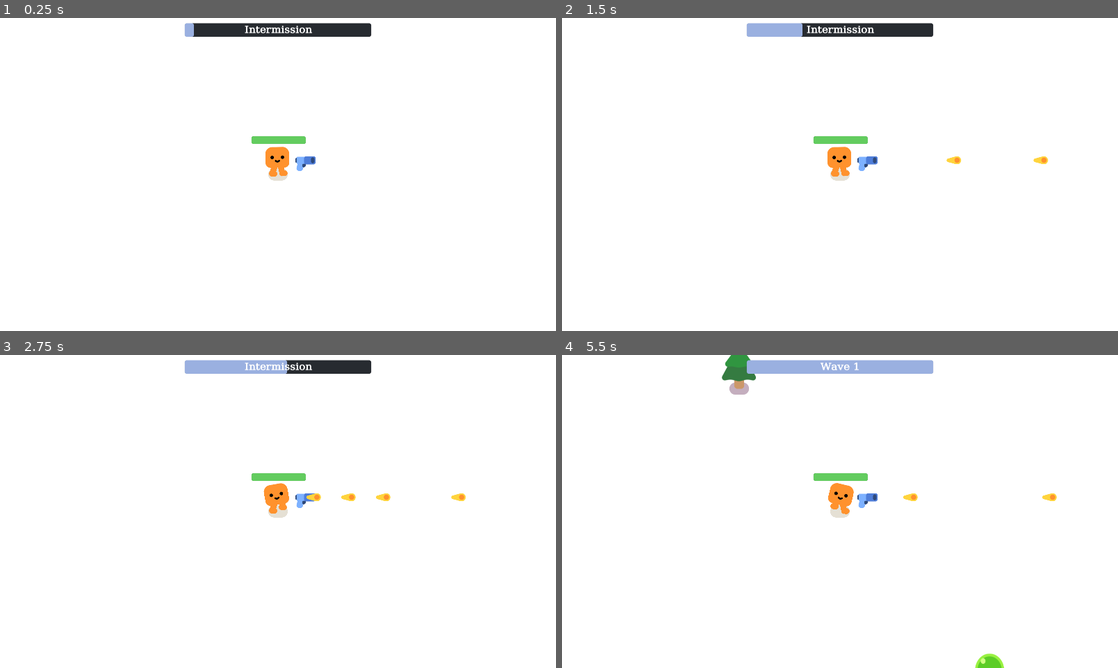
Above: before the commit, frames 1-4 (two rows, left to right).
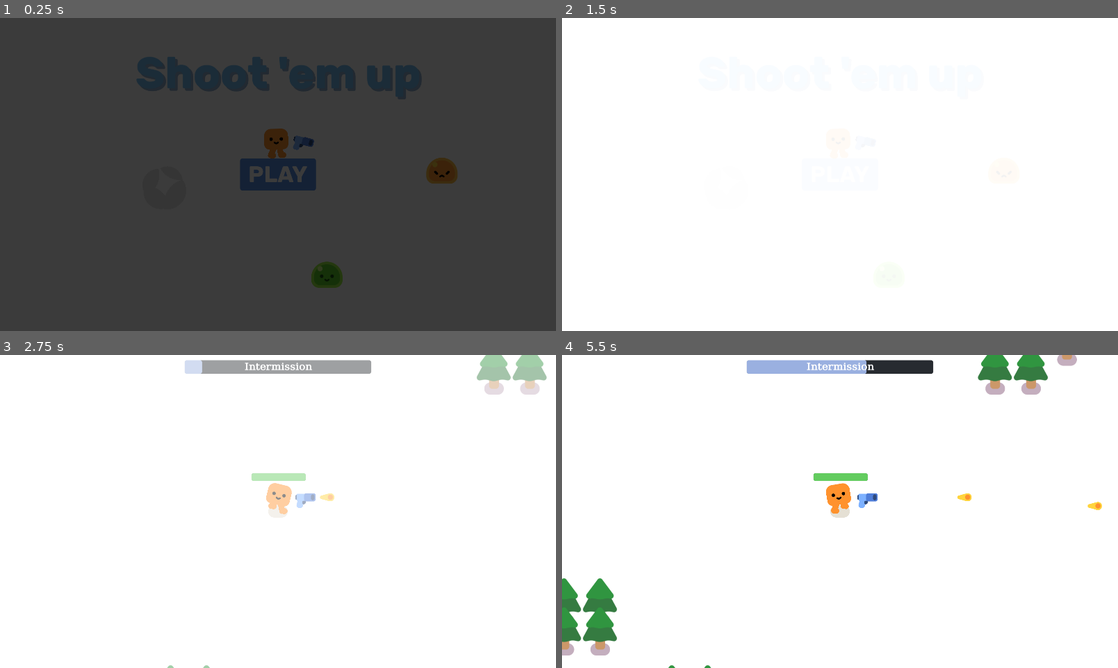
Above: after the commit, the same moments.

Repository: cottondell/shoot-em-up-game
Game: Godot game, scene res://main_menu.tscn
The game is run twice, just before and just after one commit, with the same random seed, the same clock (stepped at 60 frames per second) and the same inputs. Before the commit the project starts from res://game.tscn.
Inputs (mouse positions are in pixels of both pictures, inside the frame that each line leads up to):
- Up to frame 1 (0.25 s): no input
- Up to frame 2 (1.5 s): click (840, 174) at 0.5 s, where only the run after the commit has a clickable "PLAY"; click (840, 174) at 1.25 s, where only the run after the commit has a clickable "PLAY"
- Up to frame 3 (2.75 s): hold D (move_right) from 2.03 s (still down)
- Up to frame 4 (5.5 s): release D (move_right) at 2.78 s; hold S (move_down) 2.78-3.53 s; hold D (move_right) 3.53-4.28 s; hold W (move_up) 4.28-5.03 s; hold A (move_left) from 5.03 s (still down)

The runs differ from the first frame. In frame 1, 99% of the frame differs, in the area x 0-100%, y 0-100%; in frame 2, 2.3%; in frame 3, 3.4%; in frame 4, 4.5%.
Error after the commit: Cannot call method 'change_scene_to_file' on a null value. (res://main_menu.gd:4)

Commit message:
Added fade in & fade out animations with fade_screen.tscn

Diff:
--- a/characters/happy_boo/happy_boo.tscn
+++ b/characters/happy_boo/happy_boo.tscn
@@ -744,7 +744,7 @@
 "times": PackedFloat32Array(0, 0.166667, 0.3, 0.466667),
 "transitions": PackedFloat32Array(0.392292, 1.31951, 0.267943, 1.8025),
 "update": 0,
-"values": [0.024434609527920217, 0.20943951023931956, -0.03665191429188132, -0.23911010752322295]
+"values": [0.02443460952792021, 0.20943951023931956, -0.03665191429188132, -0.23911010752322295]
 }
 
 [sub_resource type="AnimationLibrary" id="AnimationLibrary_wrcpu"]
--- /dev/null
+++ b/fade_screen.gd
@@ -0,0 +1,29 @@
+extends CanvasLayer
+
+signal fade_complete
+
+@export_enum("None", "Fade In", "Fade Out") var autostart: int
+@export var autostart_colour: Color = Color.BLACK
+@export var autostart_duration: int = 1
+
+func _ready() -> void:
+	if autostart == 1:
+		fade_in(autostart_colour, autostart_duration)
+	elif autostart == 2:
+		fade_out(autostart_colour, autostart_duration)
+
+func fade_in(colour: Color, duration: float):
+	%ColorRect.color = colour
+	%ColorRect.modulate = Color(1, 1, 1, 1)
+	%AnimationPlayer.speed_scale = 1 / duration
+	%AnimationPlayer.play("fade_in")
+	print("Fade in")
+
+func fade_out(colour: Color, duration: float):
+	%ColorRect.color = colour
+	%AnimationPlayer.speed_scale = 1 / duration
+	%AnimationPlayer.play("fade_out")
+	print("Fade out")
+
+func _on_animation_finished(anim_name: StringName) -> void:
+	fade_complete.emit()
--- /dev/null
+++ b/fade_screen.tscn
@@ -0,0 +1,73 @@
+[gd_scene format=3 uid="uid://buwidfther13l"]
+
+[ext_resource type="Script" uid="uid://dek8tu8kinmts" path="res://fade_screen.gd" id="1_pparh"]
+
+[sub_resource type="Animation" id="Animation_sfo10"]
+length = 0.001
+tracks/0/type = "value"
+tracks/0/imported = false
+tracks/0/enabled = true
+tracks/0/path = NodePath("ColorRect:modulate")
+tracks/0/interp = 1
+tracks/0/loop_wrap = true
+tracks/0/keys = {
+"times": PackedFloat32Array(0),
+"transitions": PackedFloat32Array(1),
+"update": 0,
+"values": [Color(1, 1, 1, 0)]
+}
+
+[sub_resource type="Animation" id="Animation_iom8e"]
+resource_name = "fade_in"
+tracks/0/type = "value"
+tracks/0/imported = false
+tracks/0/enabled = true
+tracks/0/path = NodePath("ColorRect:modulate")
+tracks/0/interp = 1
+tracks/0/loop_wrap = true
+tracks/0/keys = {
+"times": PackedFloat32Array(0, 1),
+"transitions": PackedFloat32Array(1, 1),
+"update": 0,
+"values": [Color(1, 1, 1, 1), Color(1, 1, 1, 0)]
+}
+
+[sub_resource type="Animation" id="Animation_jdx03"]
+resource_name = "fade_out"
+tracks/0/type = "value"
+tracks/0/imported = false
+tracks/0/enabled = true
+tracks/0/path = NodePath("ColorRect:modulate")
+tracks/0/interp = 1
+tracks/0/loop_wrap = true
+tracks/0/keys = {
+"times": PackedFloat32Array(0, 1),
+"transitions": PackedFloat32Array(1, 1),
+"update": 0,
+"values": [Color(1, 1, 1, 0), Color(1, 1, 1, 1)]
+}
+
+[sub_resource type="AnimationLibrary" id="AnimationLibrary_glik4"]
+_data = {
+&"RESET": SubResource("Animation_sfo10"),
+&"fade_in": SubResource("Animation_iom8e"),
+&"fade_out": SubResource("Animation_jdx03")
+}
+
+[node name="FadeScreen" type="CanvasLayer" unique_id=664862081]
+process_mode = 3
+script = ExtResource("1_pparh")
+
+[node name="AnimationPlayer" type="AnimationPlayer" parent="." unique_id=316117878]
+unique_name_in_owner = true
+libraries/ = SubResource("AnimationLibrary_glik4")
+
+[node name="ColorRect" type="ColorRect" parent="." unique_id=653096759]
+unique_name_in_owner = true
+modulate = Color(1, 1, 1, 0)
+anchors_preset = 15
+anchor_right = 1.0
+anchor_bottom = 1.0
+grow_horizontal = 2
+grow_vertical = 2
+mouse_filter = 2
--- a/game.gd
+++ b/game.gd
@@ -36,12 +36,30 @@
 
 ## Restart the game.
 func restart():
-	get_tree().paused = false
-	get_tree().reload_current_scene()
+	# Re-use wave timer for fade out timer
+	%WaveTimer.timeout.disconnect(next_wave)
+	%FadeScreen.fade.connect(func():
+		get_tree().paused = false
+		get_tree().reload_current_scene())
+
+	# Start screen fade
+	%FadeScreen.fade_out(Color.BLACK, 1)
+
+	# Start timer for reloading scene
+	%WaveTimer.start(1)
 
 func exit_to_main_menu():
-	get_tree().paused = false
-	get_tree().change_scene_to_file("res://main_menu.tscn")
+	# Re-use wave timer for fade out timer
+	%WaveTimer.timeout.disconnect(next_wave)
+	%FadeScreen.fade.connect(func():
+		get_tree().paused = false
+		get_tree().change_scene_to_file("res://main_menu.tscn"))
+
+	# Start screen fade
+	%FadeScreen.fade_out(Color.BLACK, 1)
+
+	# Start timer for switching scene
+	%WaveTimer.start(1)
 
 ## End the game when the player's health is depleted.
 func _on_player_health_depleted() -> void:
--- a/game.tscn
+++ b/game.tscn
@@ -5,6 +5,7 @@
 [ext_resource type="PackedScene" uid="uid://cdk7gbdj7lubp" path="res://tree_spawner.tscn" id="4_7jktm"]
 [ext_resource type="PackedScene" uid="uid://f4dfudtp8gci" path="res://mob_spawner.tscn" id="4_fc0e3"]
 [ext_resource type="PackedScene" uid="uid://c4qa0p01kvr1m" path="res://hud.tscn" id="5_7jktm"]
+[ext_resource type="PackedScene" uid="uid://buwidfther13l" path="res://fade_screen.tscn" id="6_ryrav"]
 
 [sub_resource type="Curve2D" id="Curve2D_feb5d"]
 _data = {
@@ -53,8 +54,14 @@
 
 [node name="WaveTimer" type="Timer" parent="." unique_id=1435781592]
 unique_name_in_owner = true
+process_mode = 3
 wait_time = 5.0
 one_shot = true
+
+[node name="FadeScreen" parent="." unique_id=86716984 instance=ExtResource("6_ryrav")]
+unique_name_in_owner = true
+autostart = 1
+autostart_colour = Color(1, 1, 1, 1)
 
 [connection signal="health_depleted" from="Player" to="." method="_on_player_health_depleted"]
 [connection signal="mob_killed" from="MobSpawner" to="." method="_on_mob_spawner_mob_killed"]
--- a/hud.gd
+++ b/hud.gd
@@ -22,5 +22,3 @@
 	%Title.show()
 	%TitleTimer.timeout.connect(%Title.hide)
 	%TitleTimer.start(time)
-
-# Fade in / out
--- a/main_menu.gd
+++ b/main_menu.gd
@@ -1,4 +1,6 @@
 extends Control
 
 func _on_play_button_pressed() -> void:
-	get_tree().change_scene_to_file("res://game.tscn")
+	%Timer.timeout.connect(func(): get_tree().change_scene_to_file("res://game.tscn"))
+	%FadeScreen.fade_out(Color.WHITE, 1)
+	%Timer.start(1)
--- a/main_menu.tscn
+++ b/main_menu.tscn
@@ -8,6 +8,7 @@
 [ext_resource type="Texture2D" uid="uid://c2t1crng7t58l" path="res://characters/slime/slime_body.png" id="6_8qtwp"]
 [ext_resource type="Texture2D" uid="uid://c7rt25t421lnf" path="res://characters/slime/slime_hurt_eyes.png" id="6_dy7ct"]
 [ext_resource type="Texture2D" uid="uid://bnd4gurtidin" path="res://characters/slime/slime_face.png" id="7_dy7ct"]
+[ext_resource type="PackedScene" uid="uid://buwidfther13l" path="res://fade_screen.tscn" id="9_dy7ct"]
 
 [sub_resource type="StyleBoxFlat" id="StyleBoxFlat_7vrkn"]
 bg_color = Color(0.34117648, 0.56078434, 0.8862745, 1)
@@ -168,4 +169,14 @@
 pivot_offset = Vector2(64, 64)
 color = Color(0.568627, 0.568627, 0.568627, 1)
 
+[node name="FadeScreen" parent="." unique_id=86716984 instance=ExtResource("9_dy7ct")]
+unique_name_in_owner = true
+layout_mode = 1
+autostart = 1
+metadata/_edit_lock_ = true
+
+[node name="Timer" type="Timer" parent="." unique_id=227283972]
+unique_name_in_owner = true
+
 [connection signal="pressed" from="PlayButton" to="." method="_on_play_button_pressed"]
+[connection signal="timeout" from="Timer" to="." method="_on_timer_timeout"]
--- a/project.godot
+++ b/project.godot
@@ -75,7 +75,7 @@
 [application]
 
 config/name="Your First 2D Game With Godot 4: START (GDQuest)"
-run/main_scene="uid://b3u84076due2"
+run/main_scene="uid://c8acanknmjgjl"
 config/features=PackedStringArray("4.7", "Forward Plus")
 config/icon="res://icon.png"
 
Not shown, added: export_presets.cfg
Not shown, added: fade_screen.gd.uid
Not shown, changed: .gitignore
